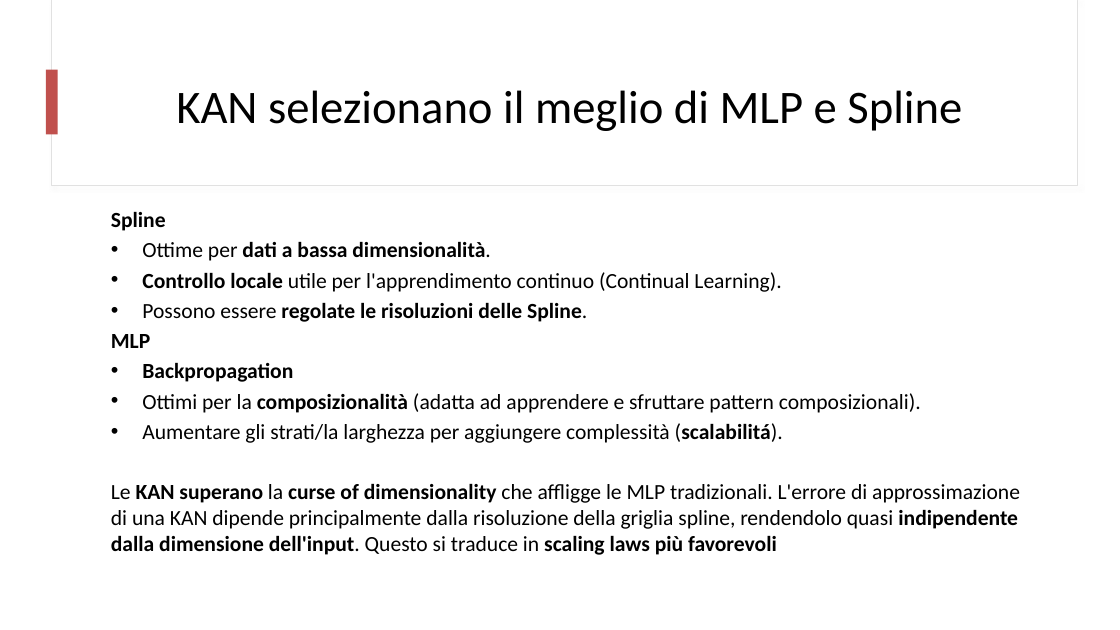
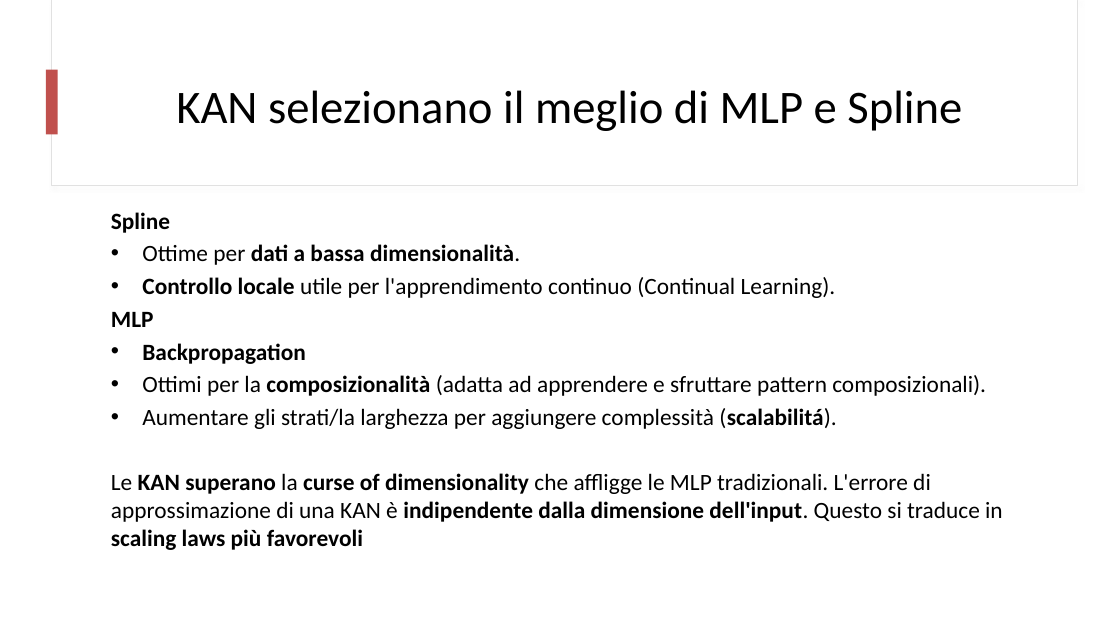
Before and after one commit to mtomas03/Thesis_Paper, a slide deck: slide 8 of Presentation.pptx (slide 12 before the commit). Drawn at 1120x630 pixels with LibreOffice and Linux fonts; fonts in the diff are those of the drawing. Boxes give left, top, right and bottom in pixels: in the first picture for what was removed or moved away, otherwise in the second. Text is boxed around its words. In the diff, an @@ line names an element or a change of style, - is before the commit and + after.

```diff
--- a/Presentation.pptx
+++ b/Presentation.pptx
@@ text at bbox=[111, 212, 986, 429]: size 18.5 to 20 pt in "Spline", "Ottime per dati a bassa dimensionalità.", "Controllo locale utile per l'apprendimento continuo (Continu ...", "MLP" and 3 more places @@
@@ text at bbox=[142, 303, 587, 322]: paragraph removed @@
-• Possono essere regolate le risoluzioni delle Spline.
@@ text at bbox=[111, 473, 1003, 550]: text changed; size 18.5 to 20 pt; bold on @@
-Le KAN superano la curse of dimensionality che affligge le MLP tradizionali. L'errore di approssimazione di una KAN dipende principalmente dalla risoluzione della griglia spline, rendendolo quasi indipendente dalla dimensione dell'input. Questo si traduce in scaling laws più favorevoli
+Le KAN superano la curse of dimensionality che affligge le MLP tradizionali. L'errore di approssimazione di una KAN è indipendente dalla dimensione dell'input. Questo si traduce in scaling laws più favorevoli
```
Also in this commit, not shown: 16 other slides changed, 4 slides removed, 1 other file.
